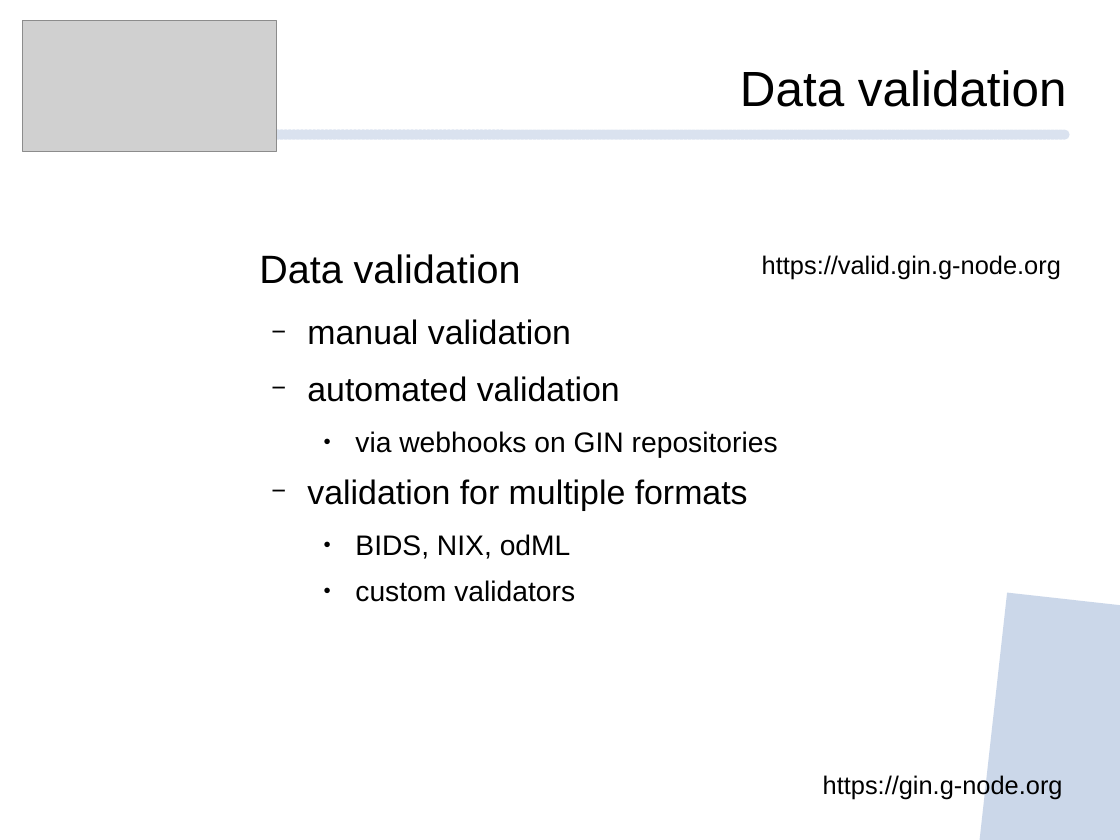
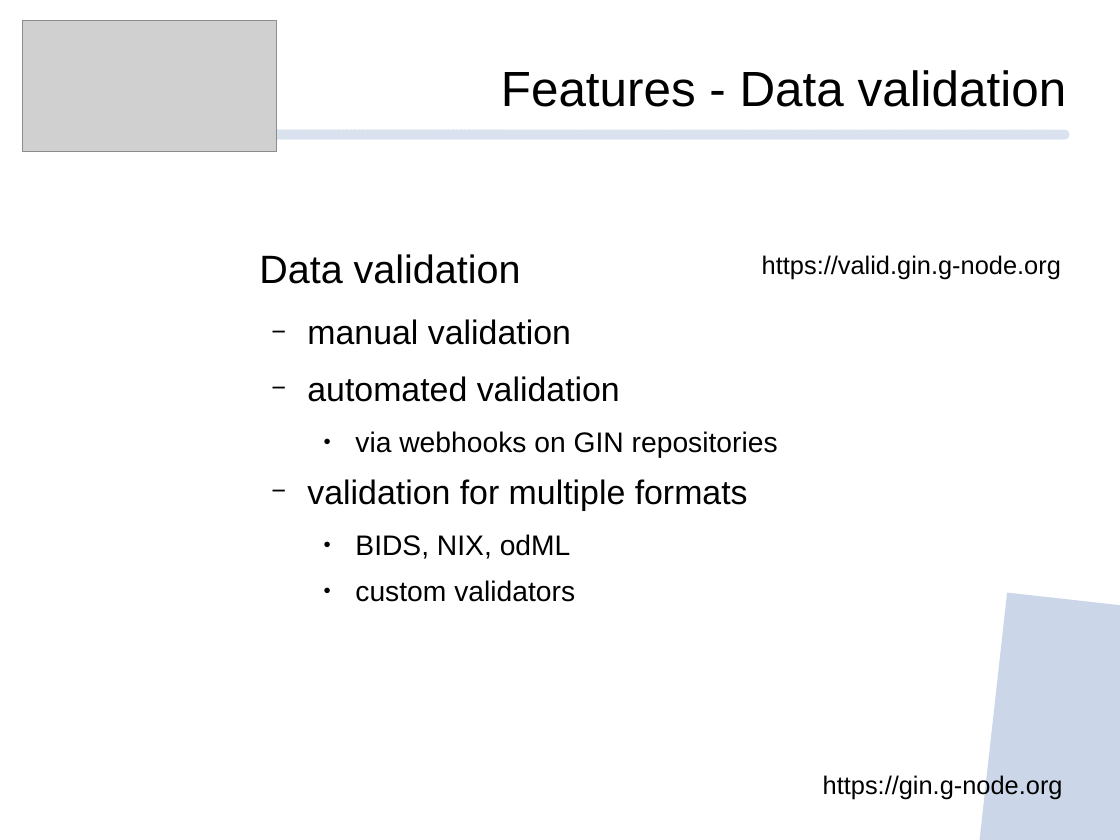
Before and after one commit to mpsonntag/prespost, a slide deck: slide 13 of 202209_INCF_online/202209_INCF_Online_GIN.odp (slide 7 before the commit). Drawn at 1120x840 pixels with LibreOffice and Linux fonts; fonts in the diff are those of the drawing; grey boxes stand for pictures; background and template pictures are left out. Boxes give left, top, right and bottom in pixels: in the first picture for what was removed or moved away, otherwise in the second. Text is boxed around its words. In the diff, an @@ line names an element or a change of style, - is before the commit and + after.

```diff
--- a/202209_INCF_online/202209_INCF_Online_GIN.odp
+++ b/202209_INCF_online/202209_INCF_Online_GIN.odp
@@ text at bbox=[501, 70, 1067, 107]: text changed @@
-Data validation
+Features - Data validation
```
Also in this commit, not shown: 5 other slides changed, 1 slide added, 1 slide removed.
